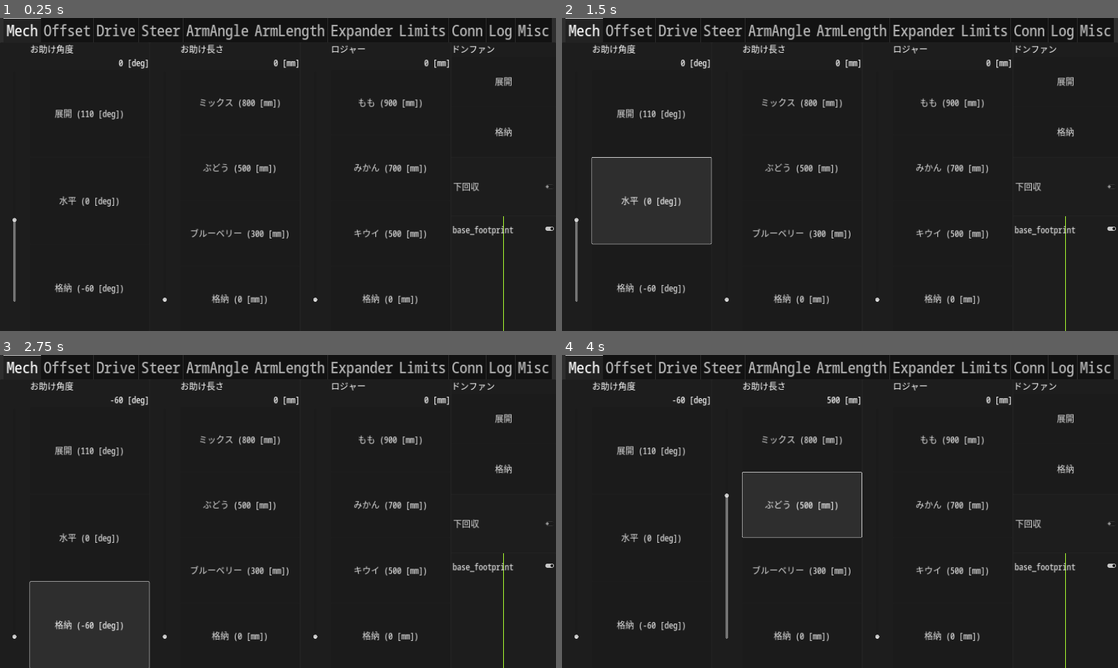
Above: before the commit, frames 1-4 (two rows, left to right).
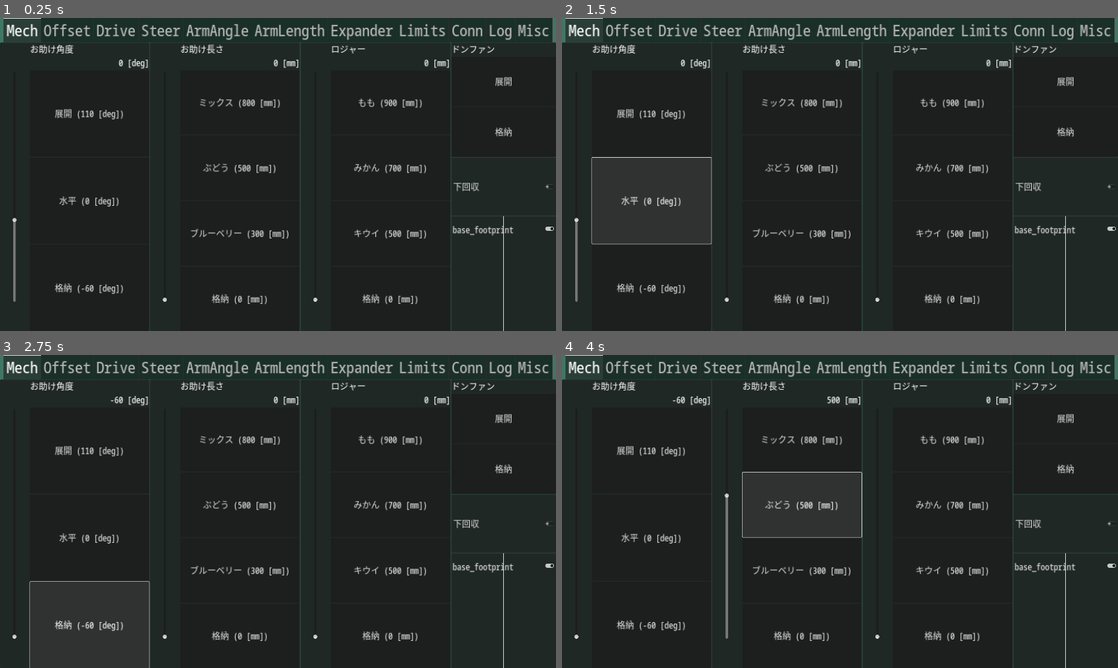
Above: after the commit, the same moments.

Repository: omuct-robotclub/nhk2023-team-a-controller
Game: Godot game, scene res://controls/controller.tscn
Same seed, same stepped clock (60 frames per second), same inputs: the game is played once before the commit and once after it.
Inputs:
- Up to frame 1 (0.25 s): no input
- Up to frame 2 (1.5 s): click "展開 (110 [deg])" at 0.5 s; click "水平 (0 [deg])" at 1.25 s
- Up to frame 3 (2.75 s): click "格納 (-60 [deg])" at 2 s
- Up to frame 4 (4 s): click "ミックス (800 [mm])" at 2.75 s; click "ぶどう (500 [mm])" at 3.5 s

The runs differ from the first frame. In frame 1, 6.6% of the frame differs, in the area x 0-100%, y 0-100%; in frame 2, 6.6%; in frame 3, 6.6%; in frame 4, 6.6%.

Commit message:
change background color when activated

Diff:
--- a/project.godot
+++ b/project.godot
@@ -91,3 +91,4 @@
 [rendering]
 
 textures/vram_compression/import_etc2_astc=true
+environment/defaults/default_clear_color=Color(0.301961, 0.301961, 0.301961, 1)
--- a/scripts/cmd_vel_publisher_enable_button.gd
+++ b/scripts/cmd_vel_publisher_enable_button.gd
@@ -1,12 +1,17 @@
 extends CheckButton
 
+@export var activated_color := Color.AQUAMARINE
 
-# Called when the node enters the scene tree for the first time.
 func _ready() -> void:
     set_pressed_no_signal(RobotInterface.cmd_vel_publisher_enabled)
+    RenderingServer.set_default_clear_color(activated_color)
     toggled.connect(
         func(_button_pressed: bool) -> void:
             RobotInterface.set_cmd_vel_publisher_enabled(button_pressed)
+            if button_pressed:
+                RenderingServer.set_default_clear_color(activated_color)
+            else:
+                RenderingServer.set_default_clear_color(Color(0.3, 0.3, 0.3, 1.0))
     )
     RobotInterface.cmd_vel_publisher_enabled_changed.connect(
         func() -> void:
